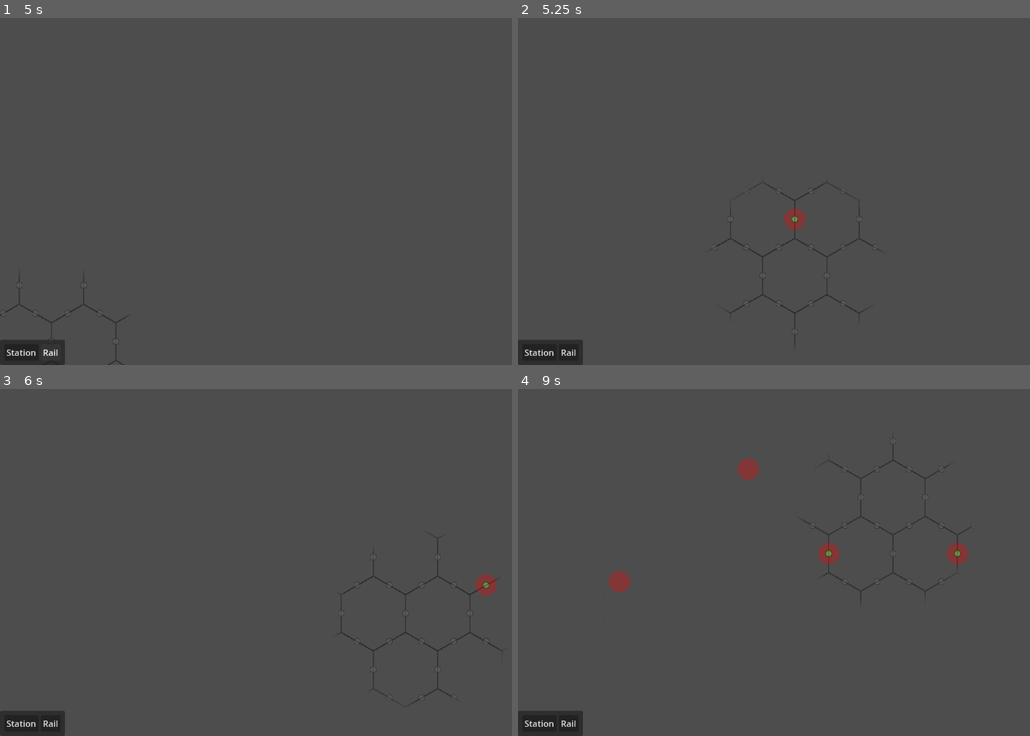
Above: before the commit, frames 1-4 (two rows, left to right).
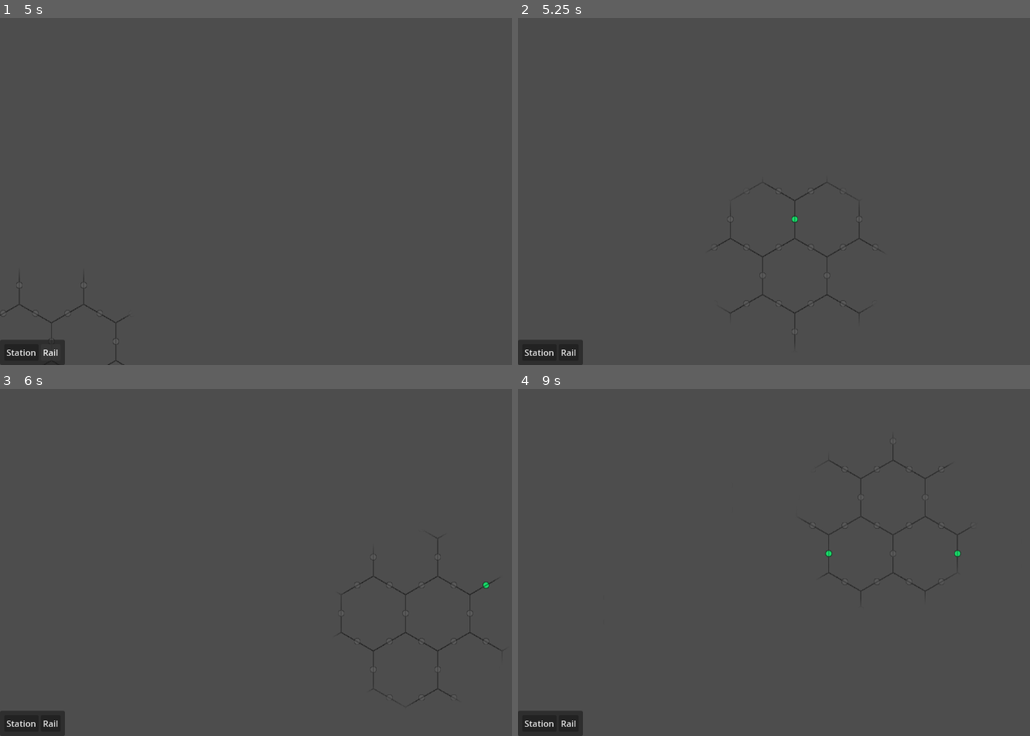
Above: after the commit, the same moments.

Repository: Vakrim/poszynach
Game: Godot game, scene res://main.tscn
Two runs of this game, one before a commit and one after it. Both use one fixed random seed, a clock stepped at 60 frames per second and the inputs below.
Inputs (mouse positions are in pixels of both pictures, inside the frame that each line leads up to):
- Up to frame 1 (5 s): click "Station" at 0.5 s; click "Rail" at 1.25 s; click "Station" at 2 s; click "Rail" at 2.75 s; click "Station" at 3.5 s; click "Rail" at 4.25 s
- Up to frame 2 (5.25 s): tap Enter at 5 s; move the mouse to (794, 260) at 5.02 s; hold S (camera_move_down) from 5.03 s (still down); click (794, 260) at 5.17 s
- Up to frame 3 (6 s): release S (camera_move_down) at 5.75 s; drag from (496, 614) to (276, 631) at 5.77 s
- Up to frame 4 (9 s): tap Space at 6.5, 8.75 s; move the mouse to (640, 510) at 6.52 s; hold D (camera_move_right) 6.53-7.25 s; click (640, 510) at 6.67 s; drag from (855, 562) to (640, 510) at 7.27 s; tap Enter at 8 s; move the mouse to (733, 475) at 8.02 s; right-click (733, 475) at 8.1 s; click (733, 475) at 8.17 s; drag from (963, 545) to (733, 475) at 8.77 s

Frame 1 is identical in both runs. In frame 2, 0.2% of the frame differs, in the area x 51-57%, y 55-62%; in frame 3, 0.2%; in frame 4, 0.8%, in the area x 17-88%, y 20-59%.

Commit message:
clean up edge

Diff:
--- /dev/null
+++ b/edge.gd
@@ -0,0 +1,64 @@
+class_name Edge
+
+static var next_id = 0
+
+var id: int
+var grid_position: Vector2i
+var world_position: Vector2
+var direction: TileSet.CellNeighbor
+var with_direction: WithDirection
+var with_opposite_direction: WithDirection
+
+func _init(
+    grid_position_: Vector2i,
+    world_position_: Vector2,
+    direction_: TileSet.CellNeighbor,
+) -> void:
+    self.id = next_id
+    next_id += 1
+    self.grid_position = grid_position_
+    self.world_position = world_position_
+    self.direction = direction_
+
+    self.with_direction = WithDirection.new(
+        self,
+        direction_
+    )
+
+    self.with_opposite_direction = WithDirection.new(
+        self,
+        Direction.get_opposite_direction(direction_)
+    )
+
+class WithDirection:
+    static var next_id = 0
+
+    var id: int
+    var edge: WeakRef
+    var direction: TileSet.CellNeighbor
+
+    func _init(
+        edge_data_: Edge,
+        direction_: TileSet.CellNeighbor
+    ) -> void:
+        self.id = next_id
+        next_id += 1
+        self.edge = weakref(edge_data_)
+        self.direction = direction_
+
+    func get_opposite() -> WithDirection:
+        if self.edge.get_ref().with_direction == self:
+            return self.edge.get_ref().with_opposite_direction
+        else:
+            return self.edge.get_ref().with_opposite_direction
+
+class Connection:
+    var from: WithDirection
+    var to: WithDirection
+
+    func _init(from_: WithDirection, to_: WithDirection) -> void:
+        self.from = from_
+        self.to = to_
+
+    func get_opposite() -> Connection:
+        return Connection.new(self.to.get_opposite(), self.from.get_opposite())
--- a/edge_data.gd
+++ /dev/null
@@ -1,42 +0,0 @@
-class_name EdgeData
-
-static var next_id = 0
-
-var id: int
-var grid_position: Vector2i
-var world_position: Vector2
-var direction: TileSet.CellNeighbor
-var with_direction: EdgeWithDirection
-var with_opposite_direction: EdgeWithDirection
-
-func _init(
-    grid_position_: Vector2i,
-    world_position_: Vector2,
-    direction_: TileSet.CellNeighbor,
-) -> void:
-    self.id = next_id
-    next_id += 1
-    self.grid_position = grid_position_
-    self.world_position = world_position_
-    self.direction = direction_
-
-    self.with_direction = EdgeWithDirection.new(
-        self,
-        direction_
-    )
-
-    self.with_opposite_direction = EdgeWithDirection.new(
-        self,
-        Direction.get_opposite_direction(direction_)
-    )
-
-class EdgeWithDirection:
-    var edge_data: WeakRef
-    var direction: TileSet.CellNeighbor
-
-    func _init(
-        edge_data_: EdgeData,
-        direction_: TileSet.CellNeighbor
-    ) -> void:
-        self.edge_data = weakref(edge_data_)
-        self.direction = direction_
--- a/path_finding.gd
+++ b/path_finding.gd
@@ -7,13 +7,13 @@
 
 var impl_point_id = {}
 
-var edges: Array[EdgeData] = []
+var edges: Array[Edge] = []
 
 func _ready() -> void:
     rail_grid.edge_created.connect(_on_edge_created)
     rail_grid.edge_removed.connect(_on_edge_removed)
 
-func _on_edge_created(edge: EdgeData) -> void:
+func _on_edge_created(edge: Edge) -> void:
     var id = impl.get_available_point_id()
     impl.add_point(id, edge.world_position)
     impl_point_id[edge.id] = id
@@ -25,7 +25,7 @@
 
     queue_redraw()
 
-func _on_edge_removed(edge: EdgeData) -> void:
+func _on_edge_removed(edge: Edge) -> void:
     impl.remove_point(impl_point_id[edge.id])
     impl_point_id.erase(edge.id)
     edges.erase(edge)
--- a/rail_grid/edges_debugger.gd
+++ /dev/null
@@ -1,44 +0,0 @@
-class_name EdgesDebugger
-extends Node2D
-
-@export var edges: Edges
-
-func _ready() -> void:
-    edges.edge_created.connect(repaint)
-    edges.edge_removed.connect(repaint)
-
-func repaint(_edge_data) -> void:
-    queue_redraw()
-
-func _draw() -> void:
-    var connections_count = 0
-
-    for p in edges.edges_by_position:
-        var edge = edges.edges_by_position[p] as EdgeData
-
-        draw_circle(edge.world_position, 20, Color(1, 0, 0, 0.3))
-
-        for connection in edges.get_connections(edge):
-            var start = edge.world_position
-            var end = connection.edge_data.get_ref().world_position
-            var connection_direction = (end - start).normalized()
-
-            var padding = connection_direction.rotated(-PI / 2) * 10
-
-            draw_line(
-                start + padding,
-                end + padding,
-                Color(0, 1, 0, 0.5),
-                2
-            )
-
-            draw_line(
-                start - padding,
-                start - padding + connection_direction * 10,
-                Color(0, 1, 0, 0.5),
-                4
-            )
-
-            connections_count += 1
-
-    print("Connections count: ", connections_count)
--- a/rail_grid/edges.gd
+++ b/rail_grid/edges_grid.gd
@@ -1,5 +1,5 @@
 @tool
-class_name Edges
+class_name EdgesGrid
 extends TileMapLayer
 
 @export var repaint: bool:
@@ -8,8 +8,8 @@
 
 signal edge_of_master_changed(master_position: Vector2i, connections_index: int)
 
-signal edge_created(edge_data: EdgeData)
-signal edge_removed(edge_data: EdgeData)
+signal edge_created(edge: Edge)
+signal edge_removed(edge: Edge)
 
 var edges_by_position: Dictionary = {}
 
@@ -38,22 +38,22 @@
             set_cell(clicked_tile_position, 0, CONNECTION_TILE)
             notify_master_tiles_about_change(clicked_tile_position)
 
-            var edge_data = build_edge_data(clicked_tile_position)
-            edges_by_position[clicked_tile_position] = edge_data
-            edge_created.emit(edge_data)
+            var edge = build_edge_data(clicked_tile_position)
+            edges_by_position[clicked_tile_position] = edge
+            edge_created.emit(edge)
 
-            print('just created new connections: ', get_connections(edge_data).size())
+            print('just created new connections: ', get_connections(edge).size())
 
         elif mouse_event.button_index == MOUSE_BUTTON_RIGHT and mouse_event.pressed and clicked_tile == CONNECTION_TILE:
             set_cell(clicked_tile_position, 0, CONNECTION_PLACEHOLDER_TILE)
             notify_master_tiles_about_change(clicked_tile_position)
 
-            var edge_data = edges_by_position[clicked_tile_position]
+            var edge = edges_by_position[clicked_tile_position]
             edges_by_position.erase(clicked_tile_position)
-            edge_removed.emit(edge_data)
+            edge_removed.emit(edge)
 
-func build_edge_data(edge_tile_position: Vector2i) -> EdgeData:
-    return EdgeData.new(
+func build_edge_data(edge_tile_position: Vector2i) -> Edge:
+    return Edge.new(
         edge_tile_position,
         to_global(map_to_local(edge_tile_position)),
         get_edge_normal(edge_tile_position)
@@ -102,32 +102,34 @@
     assert(false, "Edge direction not found")
     return RIGHT_SIDE;
 
-func get_connections(edge_data: EdgeData) -> Array[EdgeData.EdgeWithDirection]:
-    var connections: Array[EdgeData.EdgeWithDirection] = []
+func get_connections(edge: Edge) -> Array[Edge.Connection]:
+    var connections: Array[Edge.Connection] = []
 
-    var edge_tile_position: Vector2i = edge_data.grid_position
+    var edge_tile_position: Vector2i = edge.grid_position
 
-    var normal = get_edge_normal(edge_tile_position)
+    var normal = edge.direction
 
-    connections.append_array(get_connections_for_direction(edge_tile_position, normal))
+    for connected in get_connected_for_direction(edge_tile_position, normal):
+        connections.append(Edge.Connection.new(edge.with_direction, connected))
 
     var opposite = Direction.get_opposite_direction(normal)
 
-    connections.append_array(get_connections_for_direction(edge_tile_position, opposite))
+    for connected in get_connected_for_direction(edge_tile_position, opposite):
+        connections.append(Edge.Connection.new(edge.with_opposite_direction, connected))
 
     return connections
 
-func get_connections_for_direction(edge_tile_position: Vector2i, direction: TileSet.CellNeighbor) -> Array[EdgeData.EdgeWithDirection]:
-    var connections: Array[EdgeData.EdgeWithDirection] = []
+func get_connected_for_direction(edge_tile_position: Vector2i, direction: TileSet.CellNeighbor) -> Array[Edge.WithDirection]:
+    var connections: Array[Edge.WithDirection] = []
 
     var first_step_tile = get_neighbor_cell(edge_tile_position, direction)
 
     for second_step_direction in SECOND_STEP_CONNECTIONS[direction]:
         var second_step_tile = get_neighbor_cell(first_step_tile, second_step_direction)
         if get_cell_atlas_coords(second_step_tile) == CONNECTION_TILE:
-            var edge_data = edges_by_position[second_step_tile] as EdgeData
+            var edge = edges_by_position[second_step_tile] as Edge
             connections.append(
-                edge_data.with_direction if edge_data.direction == second_step_direction else edge_data.with_opposite_direction
+                edge.with_direction if edge.direction == second_step_direction else edge.with_opposite_direction
             )
 
     return connections
--- /dev/null
+++ b/rail_grid/edges_grid_debugger.gd
@@ -0,0 +1,28 @@
+class_name EdgesGridDebugger
+extends Node2D
+
+@export var edges_grid: EdgesGrid
+
+func _ready() -> void:
+    edges_grid.edge_created.connect(repaint)
+    edges_grid.edge_removed.connect(repaint)
+
+func repaint(_edge_data) -> void:
+    queue_redraw()
+
+func _draw() -> void:
+    for p in edges_grid.edges_by_position:
+        var edge = edges_grid.edges_by_position[p] as Edge
+
+        draw_circle(edge.world_position, 20, Color(1, 0, 0, 0.3))
+
+        for connection in edges_grid.get_connections(edge):
+            var start = edge.world_position
+            var end = connection.to.edge.get_ref().world_position
+
+            draw_line(
+                start,
+                end,
+                Color(0, 1, 0, 0.5),
+                2
+            )
--- a/rail_grid/rail_grid.gd
+++ b/rail_grid/rail_grid.gd
@@ -1,14 +1,24 @@
 class_name RailGrid extends Node2D
 
-signal edge_created(edge_data: EdgeData)
+signal edge_created(edge: Edge.WithDirection)
+signal edge_removed(edge: Edge.WithDirection)
+signal connection_created(from: Edge.WithDirection, to: Edge.WithDirection)
 
-signal edge_removed(edge_data: EdgeData)
+func _on_edge_created(edge: Edge) -> void:
+    edge_created.emit(edge.with_direction)
+    edge_created.emit(edge.with_opposite_direction)
 
-func _on_edge_created(edge_data: EdgeData) -> void:
-    edge_created.emit(edge_data)
+    emit_connections_created(edge)
 
-func _on_edge_removed(edge_data: EdgeData) -> void:
-    edge_removed.emit(edge_data)
+func _on_edge_removed(edge: Edge) -> void:
+    edge_removed.emit(edge.with_direction)
+    edge_removed.emit(edge.with_opposite_direction)
 
-func get_connections(edge_data: EdgeData) -> Array[EdgeData]:
-    return %Edges.get_connections(edge_data.grid_position)
+func get_connections(edge: Edge) -> Array[Edge.Connection]:
+    return %EdgesGrid.get_connections(edge)
+
+func emit_connections_created(edge: Edge) -> void:
+    for connection in get_connections(edge):
+        connection_created.emit(connection.from, connection.to)
+        var opposite = connection.get_opposite()
+        connection_created.emit(opposite.from, opposite.to)
--- a/rail_grid/rail_grid.tscn
+++ b/rail_grid/rail_grid.tscn
@@ -6,10 +6,10 @@
 [ext_resource type="Script" path="res://rail_grid/edges_shader.gd" id="3_4r8a6"]
 [ext_resource type="Shader" path="res://rail_grid/edges_shader.gdshader" id="4_1ly7j"]
 [ext_resource type="Texture2D" uid="uid://bmbxqhinn7sji" path="res://rail_grid/edges-tileset.png" id="5_5hmgw"]
-[ext_resource type="Script" path="res://rail_grid/edges.gd" id="6_w8aok"]
+[ext_resource type="Script" path="res://rail_grid/edges_grid.gd" id="6_w8aok"]
 [ext_resource type="Texture2D" uid="uid://bntu4bi4tch82" path="res://rail_grid/hextile.png" id="7_a6b3g"]
 [ext_resource type="Script" path="res://rail_grid/grid.gd" id="8_owd5w"]
-[ext_resource type="Script" path="res://rail_grid/edges_debugger.gd" id="10_k4ip6"]
+[ext_resource type="Script" path="res://rail_grid/edges_grid_debugger.gd" id="10_k4ip6"]
 
 [sub_resource type="TileSetAtlasSource" id="TileSetAtlasSource_7mk0m"]
 texture = ExtResource("1_tp5ej")
@@ -117,7 +117,7 @@
 script = ExtResource("3_4r8a6")
 shader = ExtResource("4_1ly7j")
 
-[node name="Edges" type="TileMapLayer" parent="EdgesShader"]
+[node name="EdgesGrid" type="TileMapLayer" parent="EdgesShader"]
 unique_name_in_owner = true
 position = Vector2(30, 35)
 tile_map_data = PackedByteArray("AADs/+3/AAACAAAAAADs/+7/AAACAAAAAADs/+//AAACAAAAAADs//H/AAACAAAAAADs//L/AAACAAAAAADs// …(19120 unchanged characters)…
@@ -129,10 +129,11 @@
 tile_set = SubResource("TileSet_fdjwu")
 script = ExtResource("8_owd5w")
 
-[node name="EdgesDebugger" type="Node2D" parent="." node_paths=PackedStringArray("edges")]
+[node name="EdgesDebugger" type="Node2D" parent="." node_paths=PackedStringArray("edges_grid")]
+visible = false
 script = ExtResource("10_k4ip6")
-edges = NodePath("../EdgesShader/Edges")
+edges_grid = NodePath("../EdgesShader/EdgesGrid")
 
-[connection signal="edge_created" from="EdgesShader/Edges" to="." method="_on_edge_created"]
-[connection signal="edge_of_master_changed" from="EdgesShader/Edges" to="Rails" method="_on_edges_edge_changed"]
-[connection signal="edge_removed" from="EdgesShader/Edges" to="." method="_on_edge_removed"]
+[connection signal="edge_created" from="EdgesShader/EdgesGrid" to="." method="_on_edge_created"]
+[connection signal="edge_of_master_changed" from="EdgesShader/EdgesGrid" to="Rails" method="_on_edges_edge_changed"]
+[connection signal="edge_removed" from="EdgesShader/EdgesGrid" to="." method="_on_edge_removed"]
